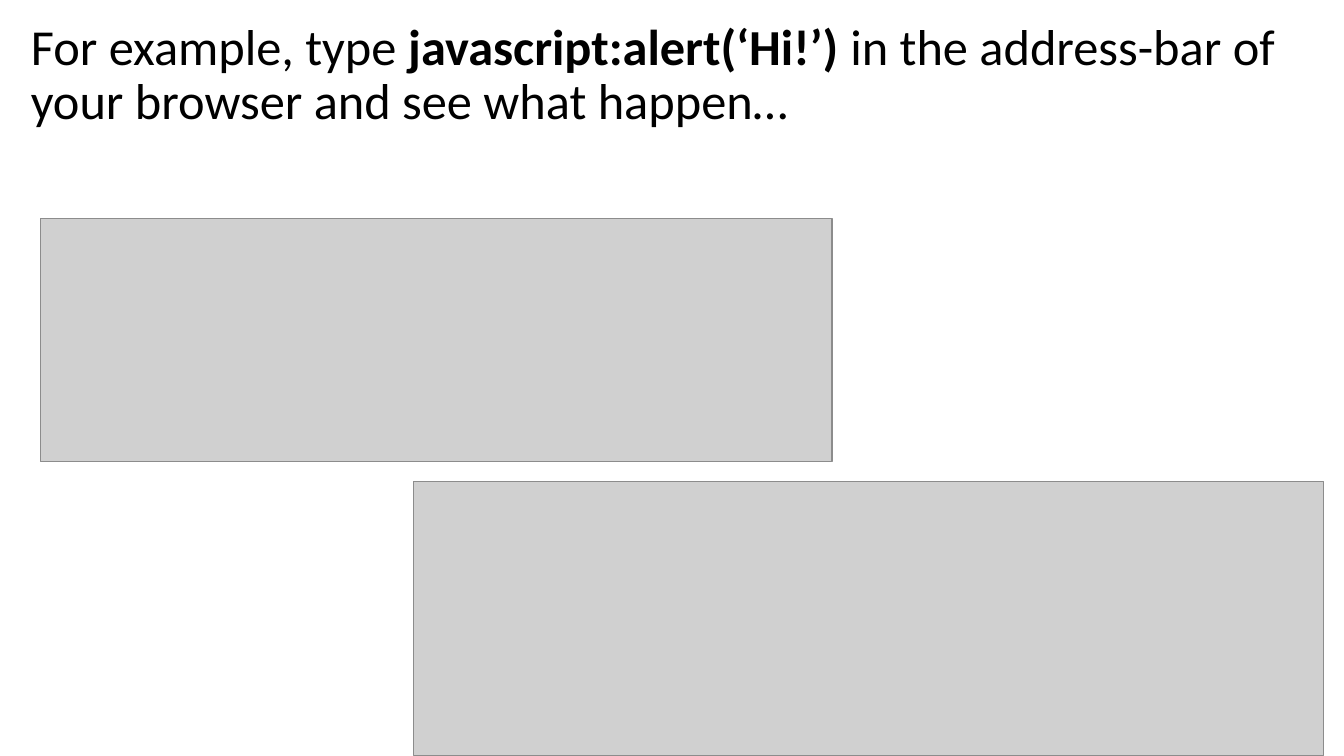
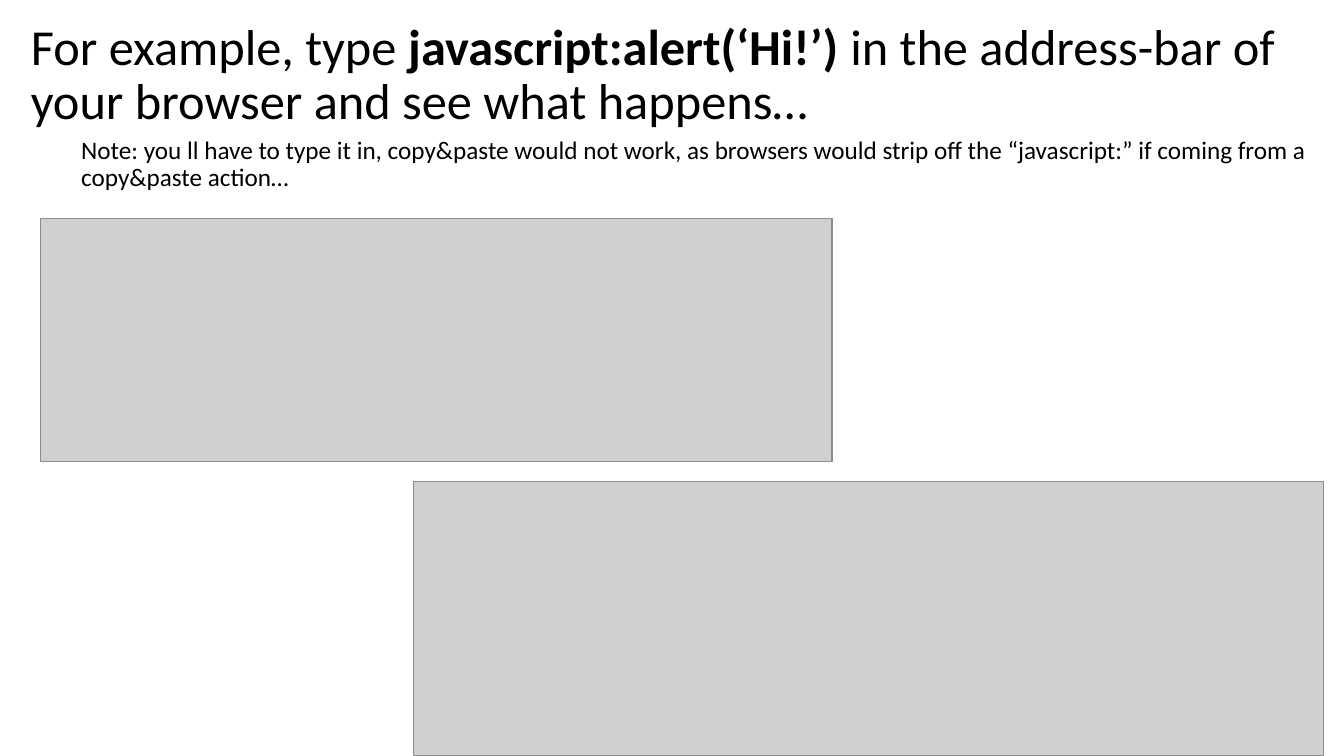
Before and after one commit to arcuri82/web_development_and_api_design, a slide deck: slide 52 of docs/slides/lesson_09.pptx. Drawn at 1344x756 pixels with LibreOffice and Linux fonts; fonts in the diff are those of the drawing; grey boxes stand for pictures. Boxes give left, top, right and bottom in pixels: in the first picture for what was removed or moved away, otherwise in the second. Text is boxed around its words. In the diff, an @@ line names an element or a change of style, - is before the commit and + after.

Commit message:
clarification on "javascript:" in URLs

```diff
--- a/docs/slides/lesson_09.pptx
+++ b/docs/slides/lesson_09.pptx
@@ text at <box>31,27,1305,190</box>: text changed; size 36 to 18 pt @@
-For example, type javascript:alert(‘Hi!’) in the address-bar of your browser and see what happen…
+For example, type javascript:alert(‘Hi!’) in the address-bar of your browser and see what happens…
+  Note: you ll have to type it in, copy&paste would not work, as browsers would strip off the “javascript:” if coming from a copy&paste action…
```
Also in this commit, not shown: 1 other file.
